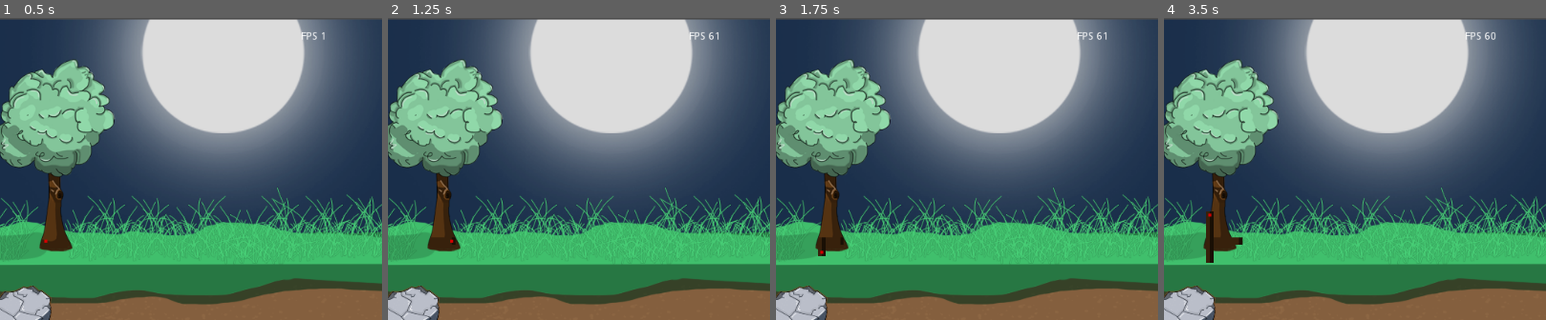
Above: before the commit, frames 1-4 (left to right).
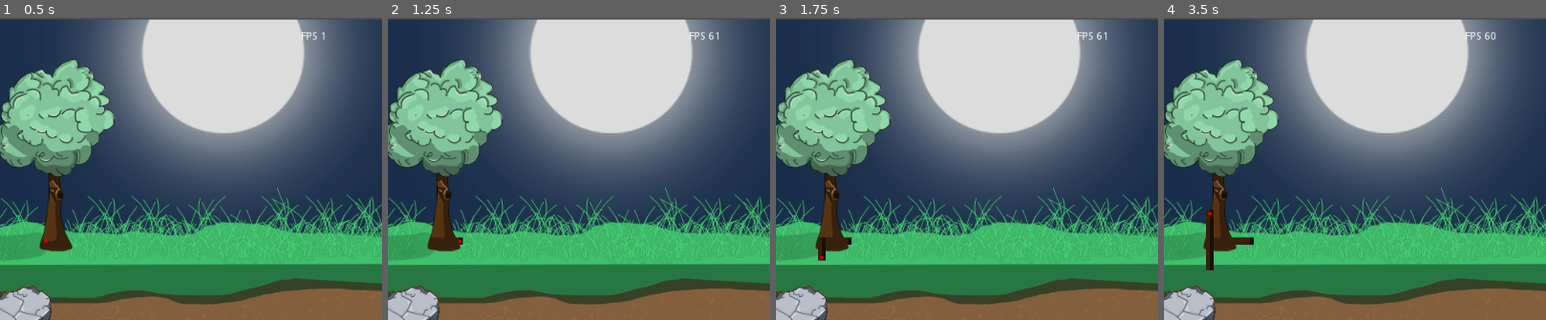
Above: after the commit, the same moments.

Repository: GunesUstunalp/GGJ2023Game
Game: Godot game, scene res://MainScene.tscn
Same seed, same stepped clock (60 frames per second), same inputs: the game is played once before the commit and once after it.
Inputs:
- Up to frame 1 (0.5 s): no input
- Up to frame 2 (1.25 s): tap Enter at 0.5 s; hold D (move_right) from 0.53 s (still down)
- Up to frame 3 (1.75 s): tap R (respawn) at 1.25 s; release D (move_right) at 1.28 s; hold S (move_down) from 1.28 s (still down)
- Up to frame 4 (3.5 s): tap R (respawn) at 2, 2.75 s; release S (move_down) at 2.03 s; hold D (move_right) 2.03-2.78 s; hold W (move_up) from 2.78 s (still down)
The pictures show only the part of the screen within x 44-94%, y 0-50%; the shares and areas given below are measured in that part.

Frame 1 is identical in both runs. In frame 2, less than 0.1% of the frame differs, in the area x 16-20%, y 72-76%; in frame 3, 0.1%; in frame 4, 0.2%, in the area x 11-24%, y 63-84%.

Commit message:
Made the root move faster

Diff:
--- a/RootEnd.gd
+++ b/RootEnd.gd
@@ -1,7 +1,7 @@
 extends Area2D
 
 var rootHalfWidth = 5
-var slowSpeed = 35
+var slowSpeed = 50
 var fastSpeed = 150
 var rootOriginPoint = Vector2(512, 300)
 var speed = slowSpeed
